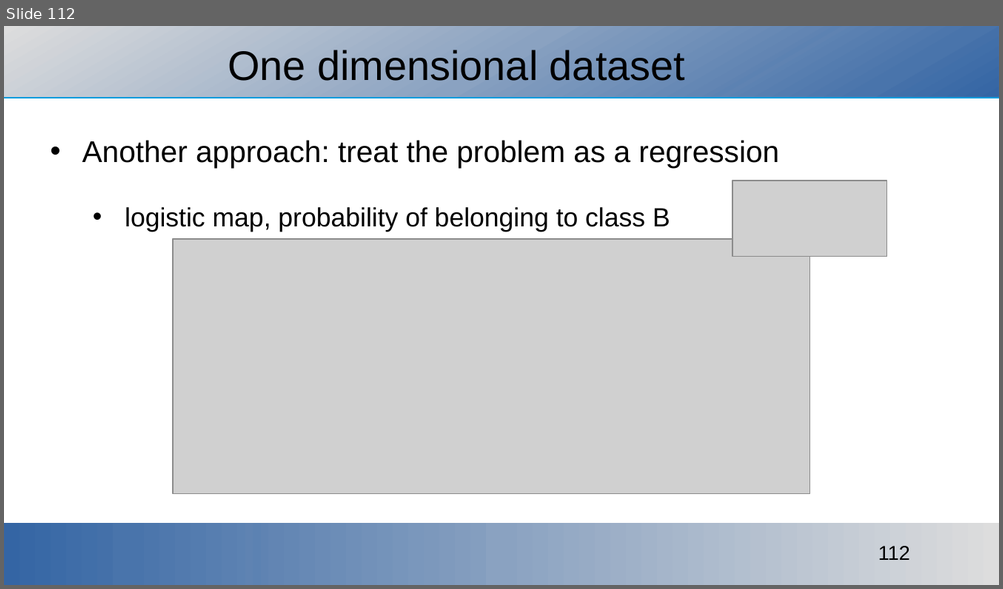
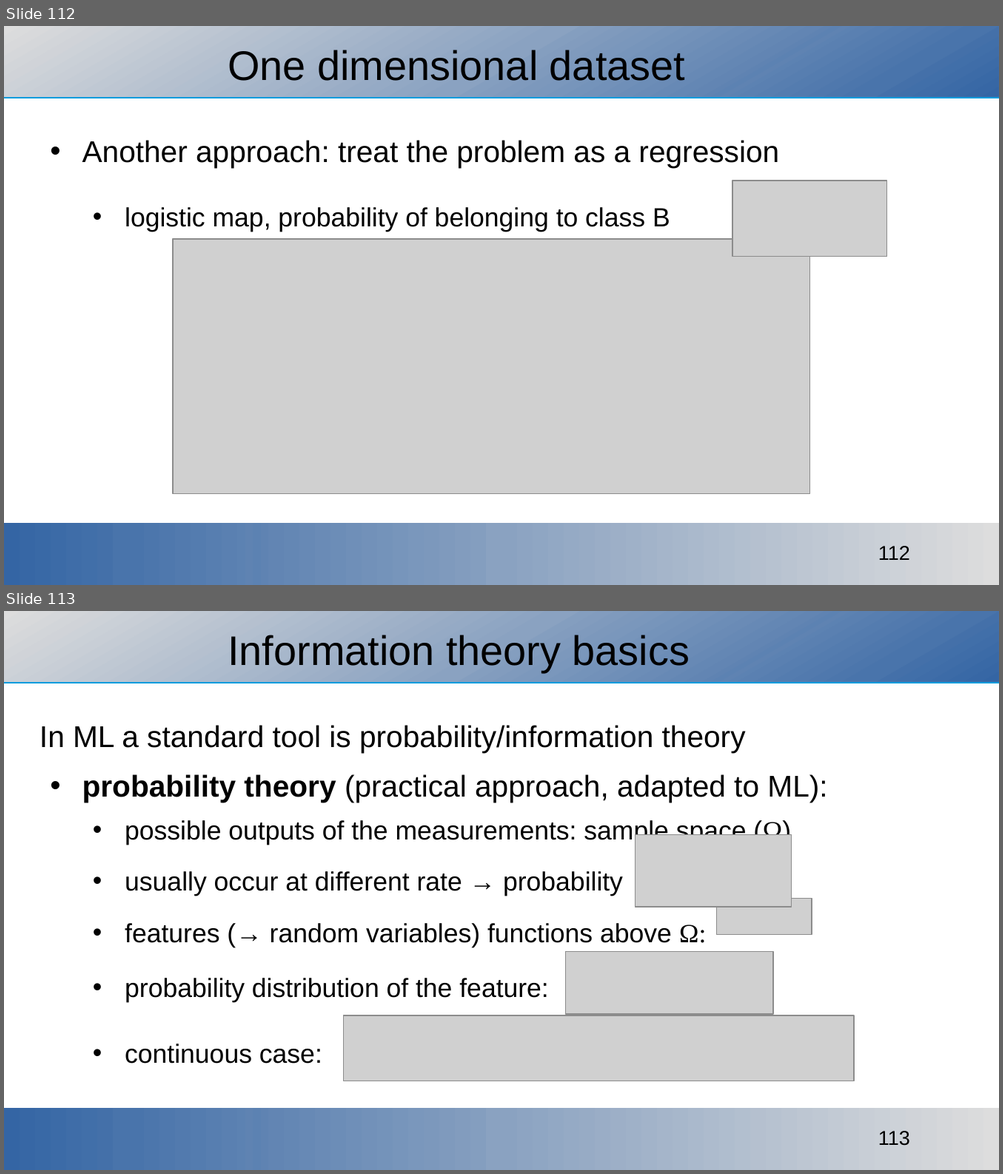
Before and after one commit to ajakovac/ML-in-Practice-I, a slide deck: ML in practice.odp. Shown one above the other, each under a label of ours: slide 112 before the commit, slides 112 and 113 after it. The pictures are 1003x589 and 1003x1174 pixels, drawn with LibreOffice and Linux fonts; fonts in the diff are those of the drawing; grey boxes stand for pictures; background and template pictures are left out. Boxes give left, top, right and bottom in pixels: in the first picture for what was removed or moved away, otherwise in the second. Text is boxed around its words. In the diff, an @@ line names an element or a change of style, - is before the commit and + after.

Commit message:
information theory added

```diff
--- a/ML in practice.odp
+++ b/ML in practice.odp
@@ slide 113 added at [4, 611, 999, 1170], background #FFFFFF; not listed: 3 template elements that a slide beside it also shows @@
@@ title added at [227, 635, 689, 672], 33 pt, text #000000 @@
+Information theory basics
@@ text added at [40, 725, 827, 1064], 21 pt, text #000000 @@
+In ML a standard tool is probability/information theory
+• probability theory (practical approach, adapted to ML):
+  • possible outputs of the measurements: sample space (Ω)
+  • usually occur at different rate → probability
+  • features (→ random variables) functions above Ω:
+  • probability distribution of the feature:
+  • continuous case:
@@ picture added at [635, 834, 791, 907] @@
@@ picture added at [717, 899, 812, 935] @@
@@ picture added at [566, 952, 773, 1014] @@
@@ picture added at [344, 1017, 854, 1082] @@
```
Also in this commit, not shown: 4 slides changed, 14 other slides added, 3 slides removed, 3 other files.
